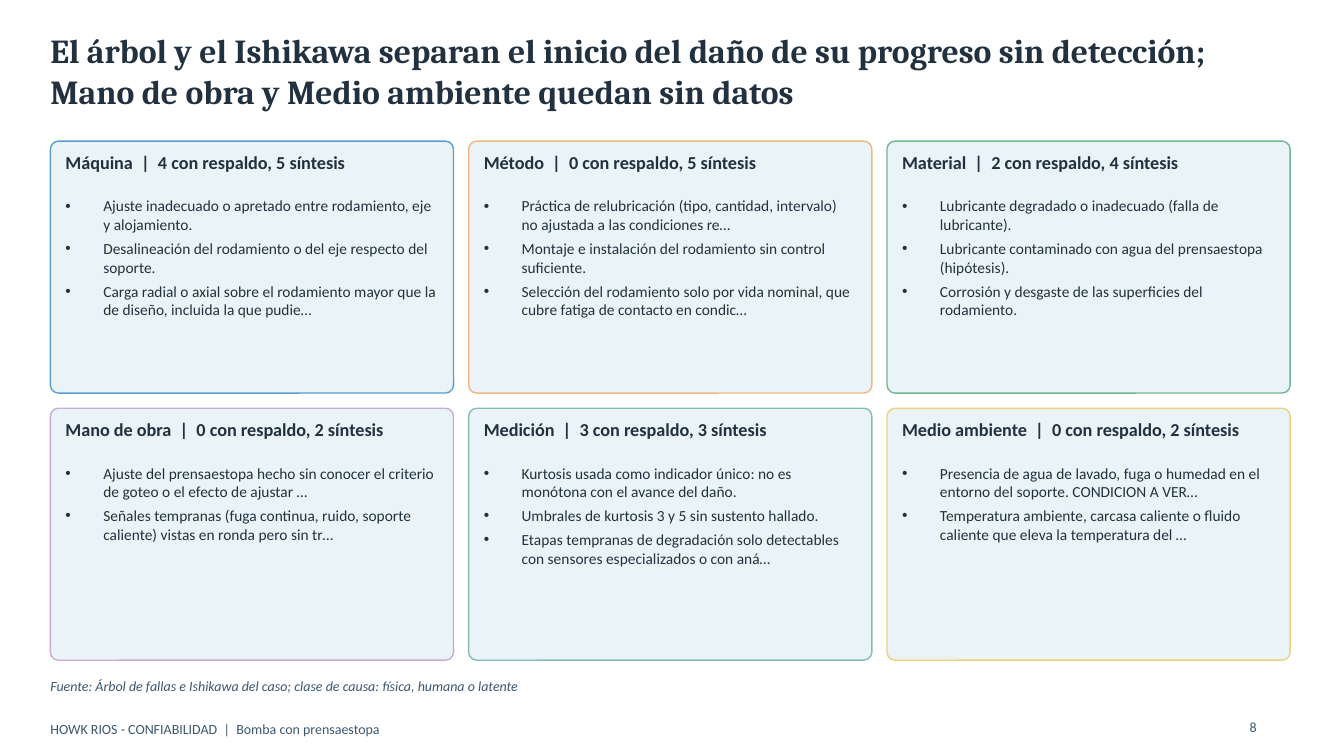
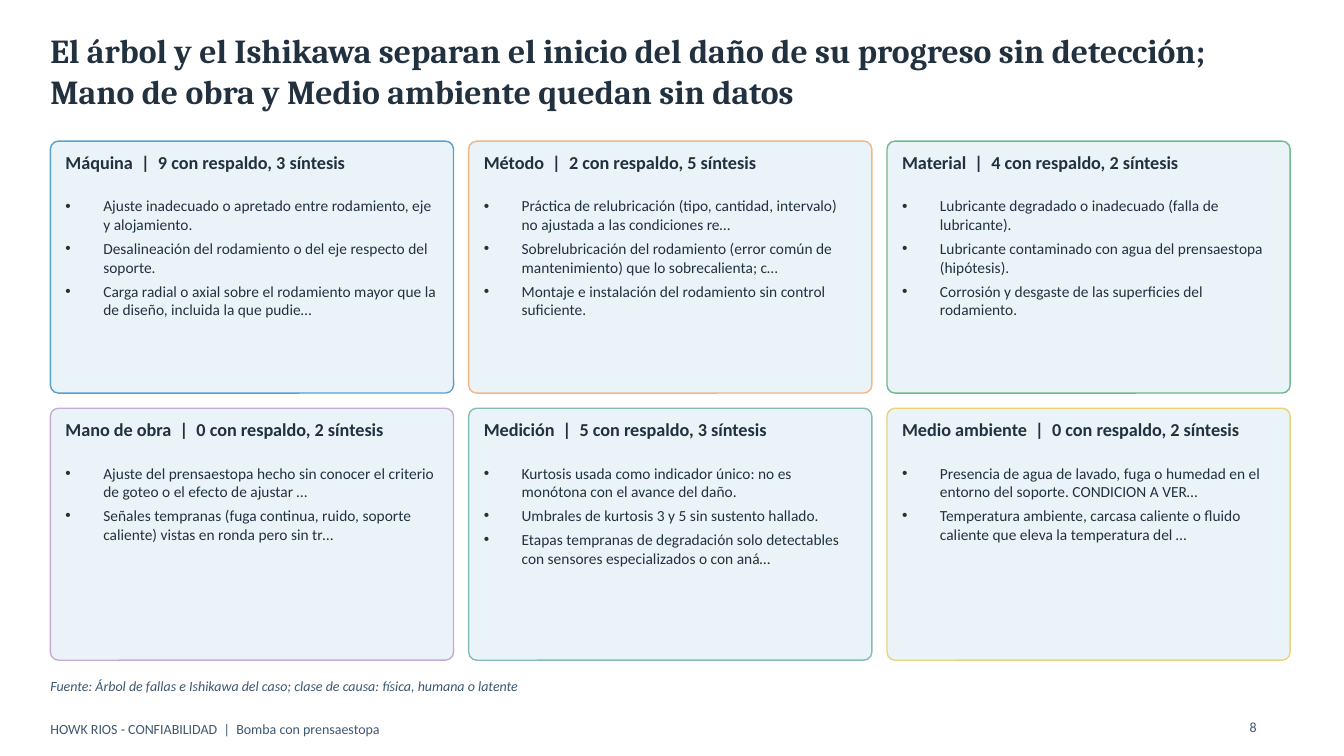
Before and after one commit to howkrios-65/clima-lima, a slide deck: slide 8 of docs/entregables/presentacion_bomba_prensaestopa.pptx. Drawn at 1344x756 pixels with LibreOffice and Linux fonts; fonts in the diff are those of the drawing. Boxes give left, top, right and bottom in pixels: in the first picture for what was removed or moved away, otherwise in the second. Text is boxed around its words. In the diff, an @@ line names an element or a change of style, - is before the commit and + after.

```diff
--- a/docs/entregables/presentacion_bomba_prensaestopa.pptx
+++ b/docs/entregables/presentacion_bomba_prensaestopa.pptx
@@ text at [65, 156, 345, 172]: text changed @@
-Máquina | 4 con respaldo, 5 síntesis
+Máquina | 9 con respaldo, 3 síntesis
@@ text at [484, 156, 756, 172]: text changed @@
-Método | 0 con respaldo, 5 síntesis
+Método | 2 con respaldo, 5 síntesis
@@ text at [902, 156, 1178, 172]: text changed @@
-Material | 2 con respaldo, 4 síntesis
+Material | 4 con respaldo, 2 síntesis
@@ text at [522, 243, 832, 276]: paragraph added @@
+• Sobrelubricación del rodamiento (error común de mantenimiento) que lo sobrecalienta; c…
@@ text at [522, 286, 850, 318]: paragraph removed @@
-• Selección del rodamiento solo por vida nominal, que cubre fatiga de contacto en condic…
@@ text at [484, 423, 766, 439]: text changed @@
-Medición | 3 con respaldo, 3 síntesis
+Medición | 5 con respaldo, 3 síntesis
```
Also in this commit, not shown: 9 other slides changed, 15 other files.
